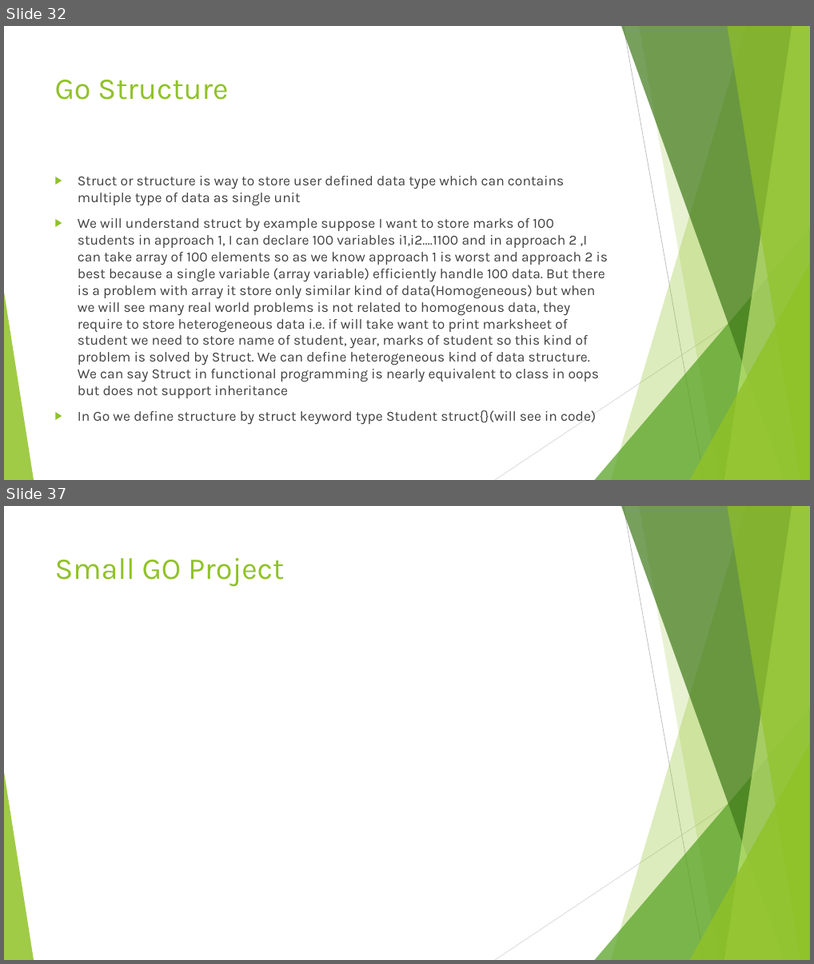
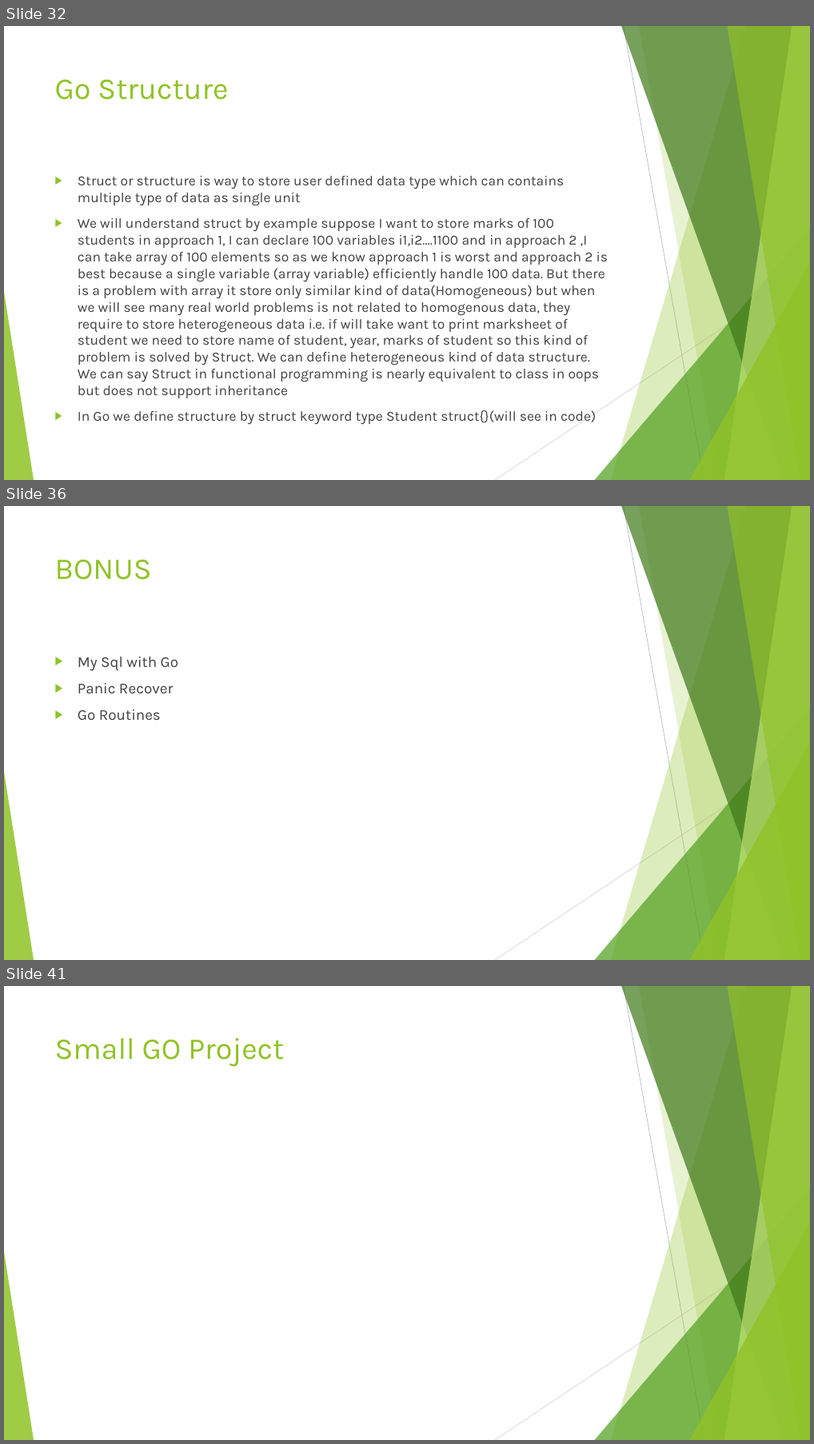
Before and after one commit to vivekdubeydeveloper/goquickstart, a slide deck: goquickstart.pptx. Shown one above the other, each under a label of ours: slides 32 and 37 before the commit, slides 32, 36 and 41 after it; the slides between them are not shown. The pictures are 814x964 and 814x1444 pixels, drawn with LibreOffice and Linux fonts; fonts in the diff are those of the drawing. Boxes give left, top, right and bottom in pixels: in the first picture for what was removed or moved away, otherwise in the second. Text is boxed around its words. In the diff, an @@ line names an element or a change of style, - is before the commit and + after.

```diff
--- a/goquickstart.pptx
+++ b/goquickstart.pptx
@@ slide 36 added at [4,506,810,960], background #FFFFFF; not listed: 10 template elements that a slide beside it also shows @@
@@ title added at [55,560,152,580], 36 pt, text #90C226 @@
+BONUS
@@ text added at [78,656,178,720], 18 pt, text #404040 @@
+▶ My Sql with Go
+▶ Panic Recover
+▶ Go Routines
@@ what was slide 37 is now slide 41 @@
```
Also in this commit, not shown: 4 slides changed, 3 other slides added, 13 other files.
